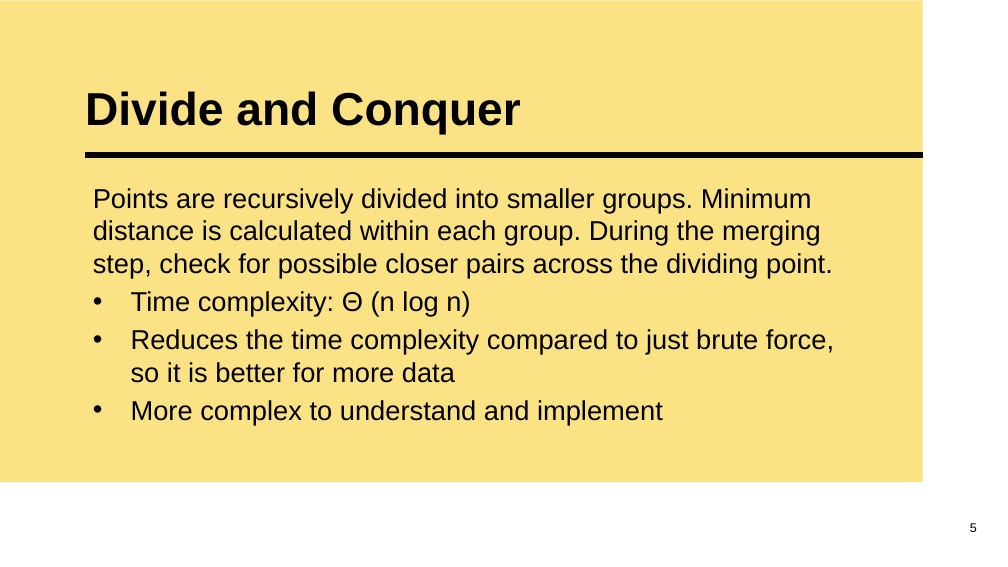
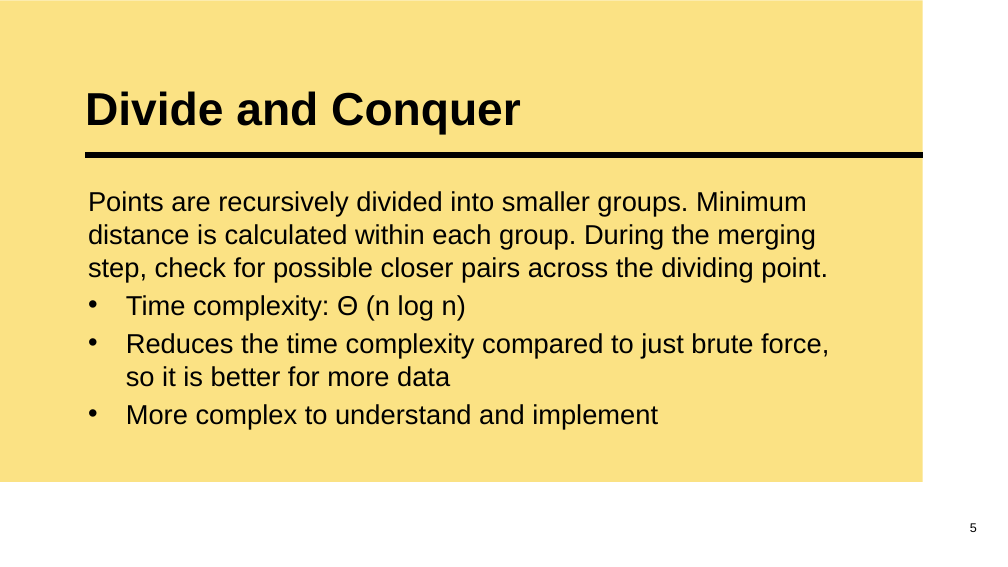
Before and after one commit to lmballard42/Closest_Pair_Algorithm_Comparison, a slide deck: slide 5 of Presentation/Closest Pair Presentation.pptx. Drawn at 1008x567 pixels with LibreOffice and Linux fonts; fonts in the diff are those of the drawing. Boxes give left, top, right and bottom in pixels: in the first picture for what was removed or moved away, otherwise in the second. Text is boxed around its words. In the diff, an @@ line names an element or a change of style, - is before the commit and + after.

```diff
--- a/Presentation/Closest Pair Presentation.pptx
+++ b/Presentation/Closest Pair Presentation.pptx
@@ text "Points are recursively divided into ...": place and size @@
-text "Points are recursively divided into ..." at bbox=[93, 188, 834, 425]
+text "Points are recursively divided into ..." at bbox=[88, 191, 829, 428]
```
Also in this commit, not shown: 6 other slides changed, 1 slide removed.
